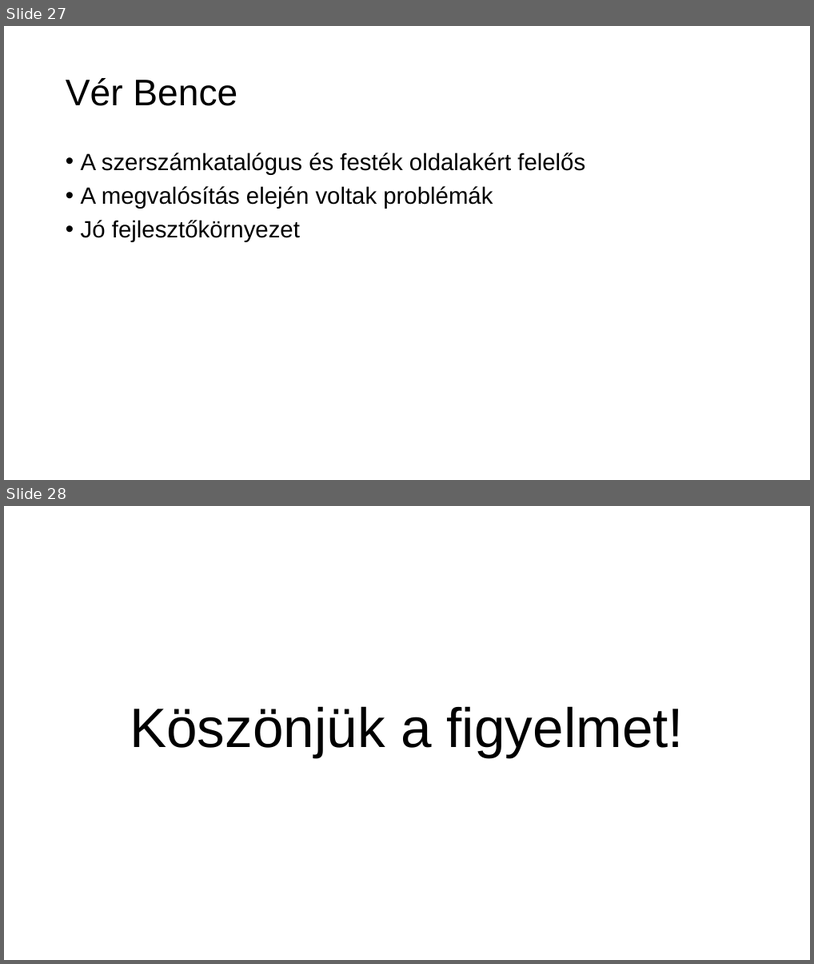
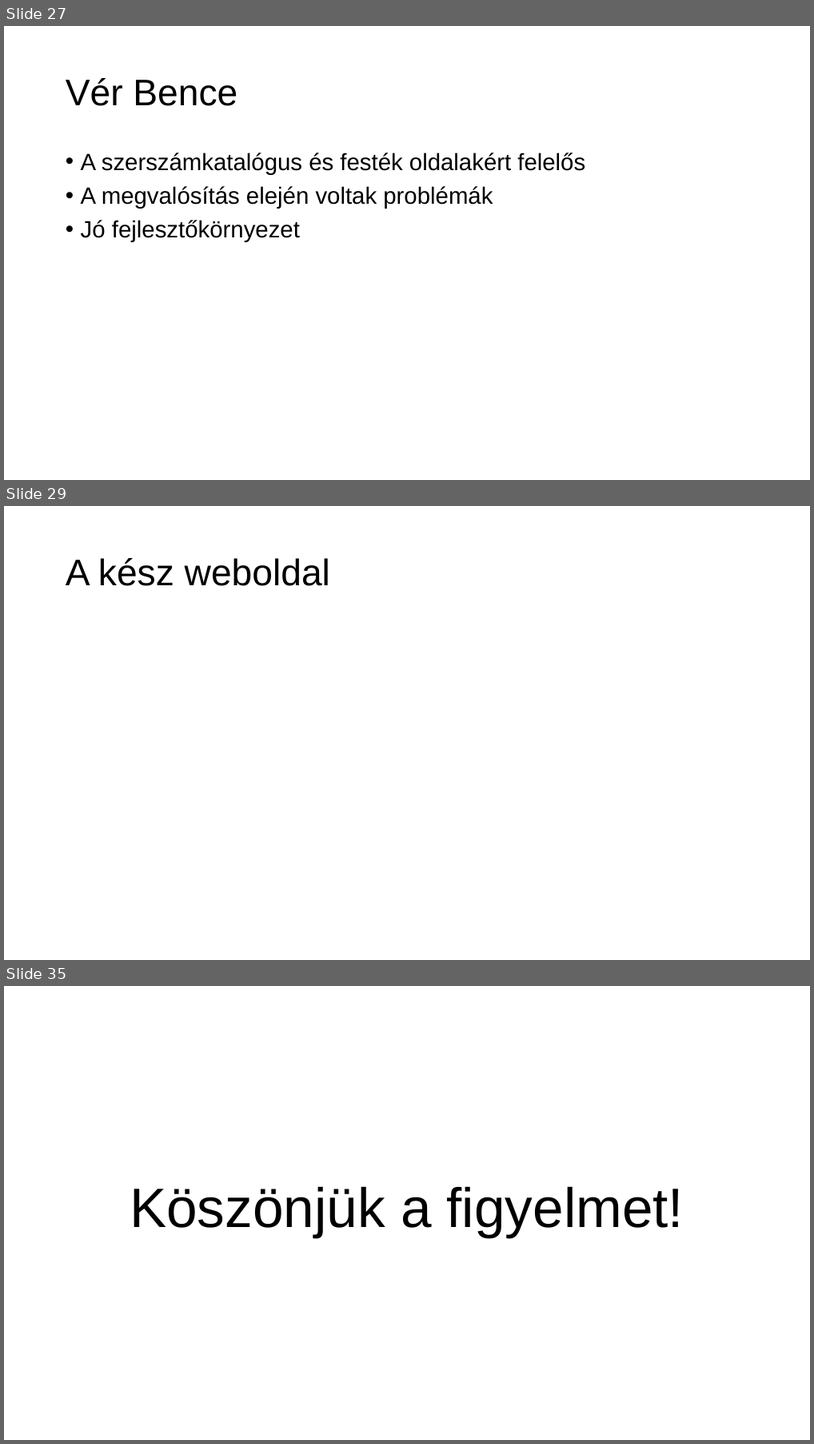
Before and after one commit to verbence/webes-projekt, a slide deck: PPT/tztpvb_barkacs.pptx. Shown one above the other, each under a label of ours: slides 27 and 28 before the commit, slides 27, 29 and 35 after it; the slides between them are not shown. The pictures are 814x964 and 814x1444 pixels, drawn with LibreOffice and Linux fonts; fonts in the diff are those of the drawing. Boxes give left, top, right and bottom in pixels: in the first picture for what was removed or moved away, otherwise in the second. Text is boxed around its words. In the diff, an @@ line names an element or a change of style, - is before the commit and + after.

```diff
--- a/PPT/tztpvb_barkacs.pptx
+++ b/PPT/tztpvb_barkacs.pptx
@@ slide 29 added at (x1=4, y1=506, x2=810, y2=960), background #FFFFFF @@
@@ title added at (x1=66, y1=558, x2=330, y2=586), 44 pt, text #000000 @@
+A kész weboldal
@@ what was slide 28 is now slide 35 @@
```
Also in this commit, not shown: 19 slides changed, 6 other slides added.
